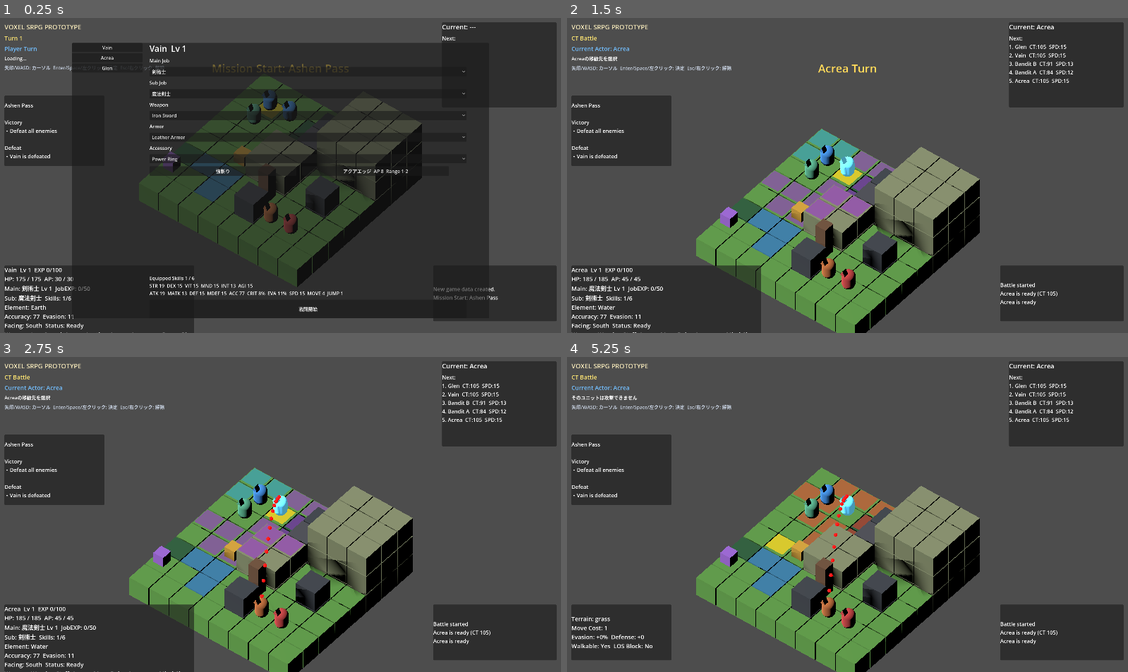
Above: before the commit, frames 1-4 (two rows, left to right).
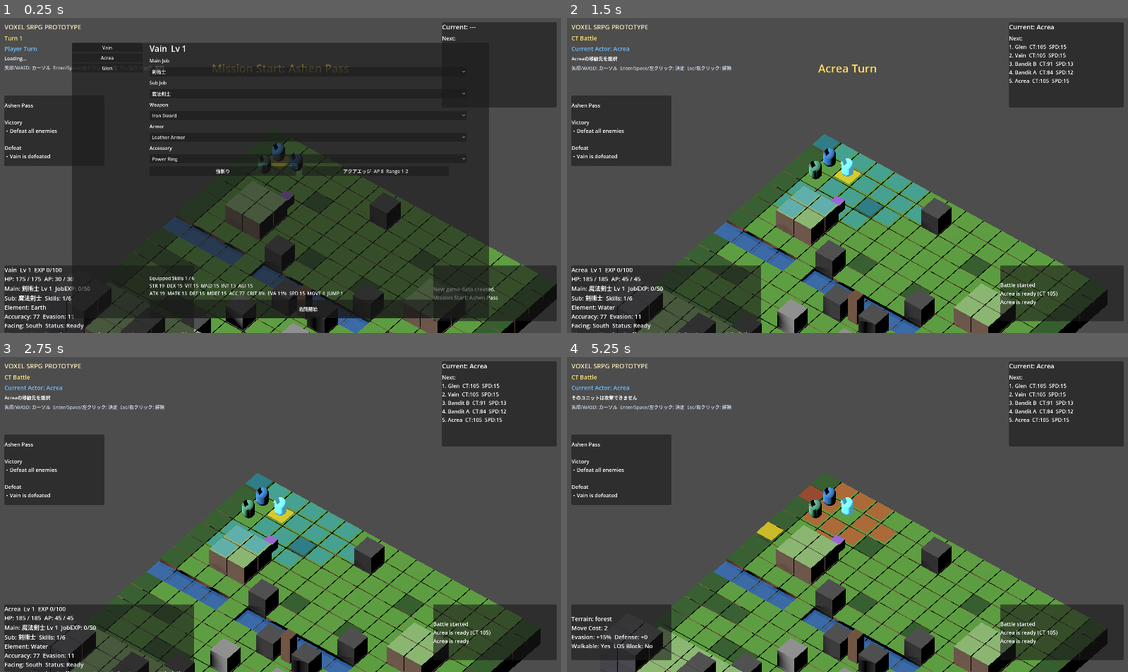
Above: after the commit, the same moments.

Repository: nomtan/srpg-test2
Game: Godot game, scene res://Main.tscn
Two runs of this game, one before a commit and one after it. Both use one fixed random seed, a clock stepped at 60 frames per second and the inputs below.
Inputs (mouse positions are in pixels of both pictures, inside the frame that each line leads up to):
- Up to frame 1 (0.25 s): no input
- Up to frame 2 (1.5 s): click "戦闘開始" at 0.5 s; click "移動" at 1.25 s
- Up to frame 3 (2.75 s): tap Enter (ui_accept) at 2, 2.27 s; move the mouse to (403, 498) at 2.02 s; hold Right (ui_right) from 2.03 s (still down); click (403, 498) at 2.17 s
- Up to frame 4 (5.25 s): release Right (ui_right) at 2.75 s; tap Enter (ui_accept) at 2.75 s; drag from (735, 530) to (819, 577) at 2.77 s; click "攻撃" at 3.5 s; move the mouse to (903, 445) at 4.27 s; hold Right (ui_right) 4.28-5 s; drag from (819, 577) to (679, 467) at 5.02 s

The runs differ from the first frame. In frame 1, 22% of the frame differs, in the area x 11-100%, y 18-100%; in frame 2, 27%; in frame 3, 27%; in frame 4, 28%, in the area x 5-97%, y 35-100%.

Commit message:
エリア拡大

Diff:
--- a/scripts/camera/camera_controller.gd
+++ b/scripts/camera/camera_controller.gd
@@ -9,10 +9,10 @@
 	camera = Camera3D.new()
 	camera.name = "Camera3D"
 	camera.projection = Camera3D.PROJECTION_ORTHOGONAL
-	camera.size = 12.5
-	camera.position = Vector3(11.5, 12.5, 13.5)
-	focus_offset = camera.position - Vector3(4, 0.8, 4)
-	camera.look_at_from_position(camera.position, Vector3(4, 0.8, 4), Vector3.UP)
+	camera.size = 14.0
+	camera.position = Vector3(9.5, 12.5, 11.5)
+	focus_offset = camera.position - Vector3(2.0, 0.8, 2.0)
+	camera.look_at_from_position(camera.position, Vector3(2.0, 0.8, 2.0), Vector3.UP)
 	add_child(camera)
 	return camera
 
@@ -20,9 +20,9 @@
 func pulse_focus() -> void:
 	if not camera: return
 	var tween := create_tween()
-	tween.tween_property(camera, "size", 10.5, 0.15)
+	tween.tween_property(camera, "size", 12.0, 0.15)
 	tween.tween_interval(0.25)
-	tween.tween_property(camera, "size", 12.5, 0.2)
+	tween.tween_property(camera, "size", 14.0, 0.2)
 
 func focus_on_unit(unit: BattleUnit) -> void:
 	if not camera or not unit: return
--- a/scripts/grid/grid_system.gd
+++ b/scripts/grid/grid_system.gd
@@ -1,8 +1,8 @@
 class_name GridSystem
 extends Node
 
-const WIDTH := 8
-const DEPTH := 8
+const WIDTH := 16
+const DEPTH := 16
 const CELL_SIZE := 1.0
 
 var cells: Dictionary = {}
@@ -17,25 +17,88 @@
 			var walkable := true
 			var move_cost := 1
 
-			# 中央の丘、北東の崖、泥地、岩を持つ小さなテスト盤面。
-			if x in [3, 4] and z in [3, 4]:
+			if z >= 14:
+				# Enemy base: fortified high ground with wall structures
 				height = 2
 				terrain = "high_ground"
-			if x >= 5 and z <= 2:
-				height = 3
-				terrain = "high_ground"
-			if Vector2i(x, z) in [Vector2i(1, 5), Vector2i(2, 5), Vector2i(2, 6)]:
-				terrain = "water"
-			if Vector2i(x, z) in [Vector2i(3, 1), Vector2i(3, 2), Vector2i(0, 5)]:
-				terrain = "forest"
-			if Vector2i(x, z) in [Vector2i(4, 1), Vector2i(6, 4), Vector2i(4, 6)]:
-				terrain = "rock"
-				height = 2
-				walkable = false
-			if Vector2i(x, z) == Vector2i(4, 2):
-				terrain = "wall"
-				height = 2
-				walkable = false
+				if x in [4, 11]:
+					terrain = "rock"; height = 3; walkable = false
+				elif x in [0, 1, 14, 15]:
+					terrain = "wall"; height = 3; walkable = false
+				elif x == 7 and z == 15:
+					terrain = "stone"
+
+			elif z == 13:
+				# Enemy advance: elevated stone/high-ground plateau
+				if x in [0, 15]:
+					terrain = "forest"
+				elif x in [6, 7, 8, 9]:
+					terrain = "stone"; height = 2
+				else:
+					terrain = "high_ground"; height = 2
+
+			elif z == 12:
+				# Enemy approach: scattered rocks, edge forest
+				if x in [5, 10]:
+					terrain = "rock"; height = 2; walkable = false
+				elif x in [0, 15]:
+					terrain = "forest"
+
+			elif z >= 8:
+				# Mid-map contested zone
+				if x == 7 and z == 8:
+					terrain = "rock"; height = 2; walkable = false
+				elif x == 9 and z == 8:
+					terrain = "rock"; height = 2; walkable = false
+				elif x in [1, 2] and z == 9:
+					terrain = "forest"
+				elif x in [13, 14] and z == 9:
+					terrain = "forest"
+				elif x == 6 and z == 10:
+					terrain = "stone"; height = 2
+				elif x == 9 and z == 10:
+					terrain = "stone"; height = 2
+				elif x in [3, 4] and z == 11:
+					terrain = "forest"
+				elif x in [11, 12] and z == 11:
+					terrain = "forest"
+				elif x in [0, 15]:
+					terrain = "forest"
+
+			elif z == 7:
+				# River: water with grass fords at x=4 and x=11
+				if x in [4, 11]:
+					terrain = "grass"
+				else:
+					terrain = "water"; move_cost = 2
+
+			elif z >= 4:
+				# Transitional zone: hills, forest, river-approach rocks
+				if x in [2, 3] and z in [4, 5]:
+					height = 2; terrain = "high_ground"
+				elif x in [12, 13] and z in [4, 5]:
+					height = 2; terrain = "high_ground"
+				elif x == 6 and z == 5:
+					terrain = "forest"
+				elif x == 9 and z == 5:
+					terrain = "forest"
+				elif x == 5 and z == 6:
+					terrain = "rock"; height = 2; walkable = false
+				elif x == 10 and z == 6:
+					terrain = "rock"; height = 2; walkable = false
+				elif x in [0, 15]:
+					terrain = "forest"
+
+			else:
+				# Player start zone (z=0-3): flat grass with minor features
+				if x in [0, 15]:
+					terrain = "forest"
+				elif x == 4 and z == 2:
+					terrain = "forest"
+				elif x == 10 and z == 2:
+					terrain = "forest"
+				elif x == 7 and z == 1:
+					terrain = "rock"; height = 2; walkable = false
 
 			cells[Vector2i(x, z)] = GridCell.new(
 				x, z, height, terrain, walkable, move_cost
--- a/scripts/map/voxel_map.gd
+++ b/scripts/map/voxel_map.gd
@@ -3,15 +3,28 @@
 
 var grid: GridSystem
 
-var terrain_colors := {
-	"grass": Color("#5d9b45"),
-	"dirt": Color("#8c6239"),
-	"stone": Color("#747b86"),
-	"rock": Color("#3d4249"),
-	"forest": Color("#285d38"),
-	"water": Color("#397fa8"),
-	"high_ground": Color("#87906d"),
-	"wall": Color("#4c4d55"),
+# Top face colors (visible surface) — Minecraft-style bright terrain
+var top_colors := {
+	"grass":       Color("#5a9e3a"),
+	"dirt":        Color("#9a7055"),
+	"stone":       Color("#909090"),
+	"rock":        Color("#4a4a4a"),
+	"forest":      Color("#2d5c25"),
+	"water":       Color("#3a7fd5"),
+	"high_ground": Color("#8ab870"),
+	"wall":        Color("#5a5a60"),
+}
+
+# Side/body colors — dirt-like undersides as in Minecraft grass blocks
+var side_colors := {
+	"grass":       Color("#8c6040"),
+	"dirt":        Color("#7a5030"),
+	"stone":       Color("#787878"),
+	"rock":        Color("#323232"),
+	"forest":      Color("#8c6040"),
+	"water":       Color("#2a5fa8"),
+	"high_ground": Color("#7a6050"),
+	"wall":        Color("#3a3a42"),
 }
 
 
@@ -19,7 +32,6 @@
 	grid = source_grid
 	for child in get_children():
 		child.queue_free()
-
 	for grid_pos: Vector2i in grid.cells:
 		var cell := grid.get_cell(grid_pos)
 		for level in cell.height:
@@ -27,15 +39,67 @@
 
 
 func _create_block(grid_pos: Vector2i, level: int, cell: GridCell) -> void:
-	var mesh_instance := MeshInstance3D.new()
-	var cube := BoxMesh.new()
-	cube.size = Vector3.ONE * 0.96
-	mesh_instance.mesh = cube
-	mesh_instance.position = Vector3(grid_pos.x + 0.5, level + 0.5, grid_pos.y + 0.5)
+	var is_top := level == cell.height - 1
+	var world_pos := Vector3(grid_pos.x + 0.5, float(level) + 0.5, grid_pos.y + 0.5)
 
-	var material := StandardMaterial3D.new()
-	var color: Color = terrain_colors.get(cell.terrain, Color.WHITE)
-	material.albedo_color = color.darkened(float(cell.height - level - 1) * 0.08)
-	material.roughness = 0.9
-	mesh_instance.material_override = material
-	add_child(mesh_instance)
+	if cell.terrain == "water":
+		if is_top:
+			_create_water_surface(world_pos)
+		return
+
+	# Body block — sides use darker dirt/rock color
+	var body := MeshInstance3D.new()
+	var box := BoxMesh.new()
+	box.size = Vector3.ONE * 0.96
+	body.mesh = box
+	body.position = world_pos
+	var side_col: Color = side_colors.get(cell.terrain, Color.GRAY)
+	if cell.height > 1:
+		side_col = side_col.darkened(float(cell.height - level - 1) * 0.07)
+	var bmat := StandardMaterial3D.new()
+	bmat.albedo_color = side_col
+	bmat.roughness = 0.95
+	body.material_override = bmat
+	add_child(body)
+
+	# Top face — bright terrain color, overlaid just above the box
+	if is_top:
+		var top := MeshInstance3D.new()
+		var plane := PlaneMesh.new()
+		plane.size = Vector2(0.96, 0.96)
+		top.mesh = plane
+		top.position = world_pos + Vector3(0.0, 0.481, 0.0)
+		var top_col: Color = top_colors.get(cell.terrain, Color.WHITE)
+		var tmat := StandardMaterial3D.new()
+		tmat.albedo_color = top_col
+		tmat.roughness = 0.9
+		top.material_override = tmat
+		add_child(top)
+
+
+func _create_water_surface(world_pos: Vector3) -> void:
+	# Shallow river bed
+	var bed := MeshInstance3D.new()
+	var bed_mesh := BoxMesh.new()
+	bed_mesh.size = Vector3(0.96, 0.5, 0.96)
+	bed.mesh = bed_mesh
+	bed.position = world_pos + Vector3(0.0, -0.1, 0.0)
+	var bmat := StandardMaterial3D.new()
+	bmat.albedo_color = Color("#4a3828")
+	bmat.roughness = 1.0
+	bed.material_override = bmat
+	add_child(bed)
+
+	# Translucent water surface plane
+	var water := MeshInstance3D.new()
+	var plane := PlaneMesh.new()
+	plane.size = Vector2(0.96, 0.96)
+	water.mesh = plane
+	water.position = world_pos + Vector3(0.0, 0.35, 0.0)
+	var wmat := StandardMaterial3D.new()
+	wmat.albedo_color = Color(0.23, 0.50, 0.84, 0.78)
+	wmat.transparency = BaseMaterial3D.TRANSPARENCY_ALPHA
+	wmat.roughness = 0.05
+	wmat.metallic = 0.1
+	water.material_override = wmat
+	add_child(water)
--- a/scripts/stage/stage_manager.gd
+++ b/scripts/stage/stage_manager.gd
@@ -19,9 +19,9 @@
 	units = unit_manager
 	triggers = trigger_manager
 	events = event_manager
-	_spawn_object("chest_1", StageObject.ObjectType.CHEST, Vector2i(2, 4))
-	_spawn_object("lever_1", StageObject.ObjectType.LEVER, Vector2i(0, 6))
-	_spawn_object("door_1", StageObject.ObjectType.DOOR, Vector2i(4, 5))
+	_spawn_object("chest_1", StageObject.ObjectType.CHEST, Vector2i(11, 10))
+	_spawn_object("lever_1", StageObject.ObjectType.LEVER, Vector2i(3, 3))
+	_spawn_object("door_1", StageObject.ObjectType.DOOR, Vector2i(8, 8))
 	_set_door_blocked(true)
 	stage_message.emit("Mission Start: %s" % data.stage_name)
 
@@ -50,11 +50,11 @@
 
 
 func _set_door_blocked(blocked: bool) -> void:
-	var cell := grid.get_cell(Vector2i(4, 5))
+	var cell := grid.get_cell(Vector2i(8, 8))
 	cell.walkable = not blocked
 	cell.blocks_movement = blocked
 	cell.blocks_line_of_sight = blocked
-	var door: StageObject = objects.get(Vector2i(4, 5))
+	var door: StageObject = objects.get(Vector2i(8, 8))
 	if door:
 		door.visible = blocked
 		if not blocked: door.activated = true
@@ -62,7 +62,7 @@
 
 func on_turn_started(turn_count: int) -> void:
 	if triggers.should_fire("reinforcement", turn_count >= data.reinforcement_turn):
-		units.spawn_reinforcement("bandit_c", "Bandit C", Vector2i(7, 4), BattleUnit.EnemyType.GUARD)
+		units.spawn_reinforcement("bandit_c", "Bandit C", Vector2i(7, 14), BattleUnit.EnemyType.GUARD)
 		events.fire_event("Reinforcement")
 		stage_message.emit("Reinforcement!")
 
--- a/scripts/unit/unit_manager.gd
+++ b/scripts/unit/unit_manager.gd
@@ -15,9 +15,9 @@
 	_spawn_unit("vain", "Vain", Vector2i(1, 1), "player", 120, 30, 8, 90, 10)
 	_spawn_unit("acrea", "Acrea", Vector2i(2, 1), "player", 90, 24, 5, 92, 15)
 	_spawn_unit("glen", "Glen", Vector2i(1, 2), "player", 100, 22, 5, 85, 12, BattleUnit.AttackType.RANGED, 2, 3)
-	var boss := _spawn_unit("bandit_a", "Bandit A", Vector2i(6, 6), "enemy", 80, 22, 4, 85, 8)
+	var boss := _spawn_unit("bandit_a", "Bandit A", Vector2i(12, 14), "enemy", 80, 22, 4, 85, 8)
 	boss.enemy_type = BattleUnit.EnemyType.BOSS
-	var sniper := _spawn_unit("bandit_b", "Bandit B", Vector2i(5, 6), "enemy", 70, 18, 3, 80, 10, BattleUnit.AttackType.RANGED, 2, 3)
+	var sniper := _spawn_unit("bandit_b", "Bandit B", Vector2i(10, 14), "enemy", 70, 18, 3, 80, 10, BattleUnit.AttackType.RANGED, 2, 3)
 	sniper.enemy_type = BattleUnit.EnemyType.SNIPER
 	get_unit_by_id("vain").configure_role("swordsman", "剣術師", BattleUnit.ElementType.EARTH, 30, ["power_slash", "earth_break"])
 	get_unit_by_id("acrea").configure_role("magic_swordsman", "魔法剣士", BattleUnit.ElementType.WATER, 45, ["aqua_edge", "healing_water"])
